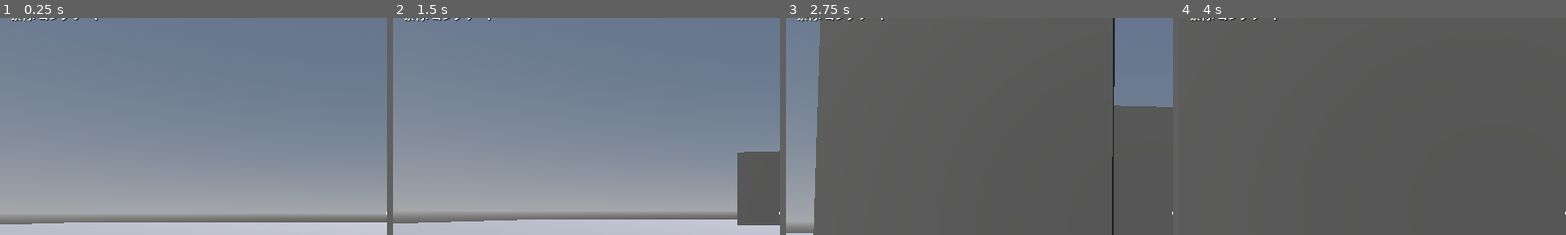
Above: before the commit, frames 1-4 (left to right).
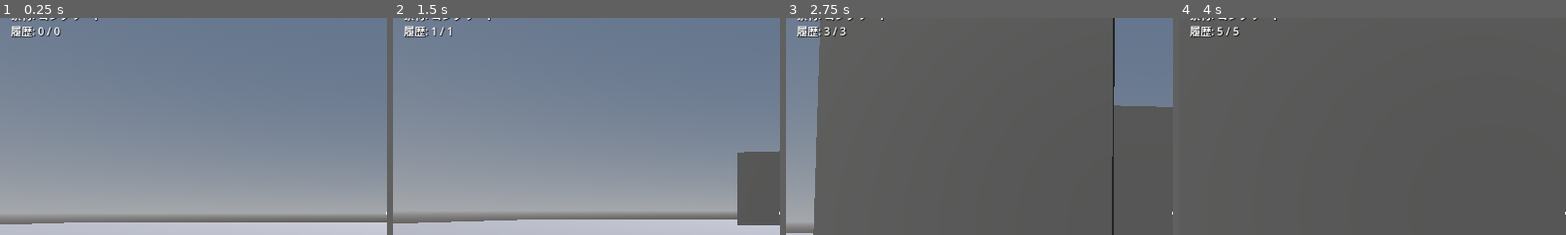
Above: after the commit, the same moments.

Repository: mtht90/crop
Game: Godot game, scene res://scenes/Main.tscn
The game is run twice, just before and just after one commit, with the same random seed, the same clock (stepped at 60 frames per second) and the same inputs.
Inputs (mouse positions are % of the whole screen's width and height, from its top left):
- Up to frame 1 (0.25 s): no input
- Up to frame 2 (1.5 s): tap Enter at 0.5 s; move the mouse to (55, 50) at 0.52 s; hold W from 0.53 s (still down); tap Z at 0.6 s; click (55, 50) at 0.67 s; tap Y at 0.8, 1.35 s; move the mouse to (45, 50) at 1.27 s; click (45, 50) at 1.42 s
- Up to frame 3 (2.75 s): keep holding W; tap 1 at 1.55, 2.1 s; move the mouse to (52, 48) at 2.02 s; click (52, 48) at 2.17 s; tap Z at 2.3 s
- Up to frame 4 (4 s): keep holding W; move the mouse to (49, 52) at 2.77 s; tap Z at 2.85 s; click (49, 52) at 2.92 s; tap Y at 3.05, 3.6 s; move the mouse to (57, 51) at 3.52 s; click (57, 51) at 3.67 s; tap 1 at 3.8 s
The pictures show only the part of the screen within x 0-50%, y 5-55%; the shares and areas given below are measured in that part.

The runs differ from the first frame. In frame 1, 0.4% of the frame differs, in the area x 2-16%, y 3-9%; in frame 2, 0.4%; in frame 3, 0.4%; in frame 4, 0.4%.

Commit message:
Add Chapter 7 undo/redo history
Implements diff-based undo/redo per spec chapter 7: unlimited depth
(memory only), one entry per user action, with a press-to-release
continuous placement or deletion collapsed into a single entry.

- History.gd holds a linear array of {added, removed} PieceInstance
  diffs plus a position index; pushing a new entry after undoing
  truncates the redo tail, matching standard undo/redo semantics.
- BuildSystem tracks the in-progress place/delete session across the
  held mouse button and commits it as one entry on release, appending
  to the session's added/removed list on each successful World.place/
  remove without changing the placement/deletion logic itself.
- Undo/redo replay through the same World.place/remove +
  ChunkRenderer.on_piece_added/removed path as normal edits, so only
  the affected (chunk, shape_id, material_id) MultiMesh groups get
  rebuilt - never a full-world rebuild.
- On-screen label shows the current position (e.g. "42 / 87").

Verified under Xvfb: 3 separate placements undo/redo correctly one at
a time, and a ~continuous drag of many floor tiles across dozens of
cells collapses into a single entry that Ctrl+Z removes all at once.

Co-Authored-By: Claude Sonnet 5 <noreply@anthropic.com>
Claude-Session: https://claude.ai/code/session_01MCNkae1sDc1CGyh2PRxrBp

Diff:
--- a/scripts/BuildSystem.gd
+++ b/scripts/BuildSystem.gd
@@ -15,7 +15,9 @@
 var camera: Camera3D
 var world       # World (data)
 var renderer    # ChunkRenderer (MultiMesh描画)
+var history     # History (アンドゥ/リドゥ)
 var material_label: Label
+var history_label: Label
 
 var current_kind_is_wall := true # false ならFLOOR。ホイールで切替
 var current_material_id: int = 0 # 数字キー 1〜8 で切替
@@ -23,22 +25,33 @@
 var _preview: MeshInstance3D
 var _last_place_key := ""
 var _last_delete_key := ""
+
+var _left_held := false
+var _right_held := false
+var _place_session # null または {"added": [], "removed": []}
+var _delete_session # null または {"added": [], "removed": []}
 
 func _ready() -> void:
 	_preview = MeshInstance3D.new()
 	_preview.visible = false
 	add_child(_preview)
 	_update_material_label()
+	_update_history_label()
 
 func _unhandled_input(event: InputEvent) -> void:
 	if event is InputEventMouseButton and event.pressed:
 		if event.button_index == MOUSE_BUTTON_WHEEL_UP or event.button_index == MOUSE_BUTTON_WHEEL_DOWN:
 			current_kind_is_wall = not current_kind_is_wall
 	elif event is InputEventKey and event.pressed and not event.echo:
-		var slot: int = event.keycode - KEY_1
-		if slot >= 0 and slot < Materials.count():
-			current_material_id = slot
-			_update_material_label()
+		if event.ctrl_pressed and event.keycode == KEY_Z:
+			_undo()
+		elif event.ctrl_pressed and event.keycode == KEY_Y:
+			_redo()
+		else:
+			var slot: int = event.keycode - KEY_1
+			if slot >= 0 and slot < Materials.count():
+				current_material_id = slot
+				_update_material_label()
 
 func _process(_delta: float) -> void:
 	if camera == null or world == null or renderer == null:
@@ -47,19 +60,74 @@
 	var target := _compute_target()
 	_update_preview(target)
 
-	if Input.is_mouse_button_pressed(MOUSE_BUTTON_LEFT):
+	var left_pressed := Input.is_mouse_button_pressed(MOUSE_BUTTON_LEFT)
+	if left_pressed and not _left_held:
+		_place_session = {"added": [], "removed": []}
+	if left_pressed:
 		_try_place(target)
 	else:
 		_last_place_key = ""
-
-	if Input.is_mouse_button_pressed(MOUSE_BUTTON_RIGHT):
+		if _left_held:
+			_commit_session(_place_session)
+			_place_session = null
+	_left_held = left_pressed
+
+	var right_pressed := Input.is_mouse_button_pressed(MOUSE_BUTTON_RIGHT)
+	if right_pressed and not _right_held:
+		_delete_session = {"added": [], "removed": []}
+	if right_pressed:
 		_try_delete()
 	else:
 		_last_delete_key = ""
+		if _right_held:
+			_commit_session(_delete_session)
+			_delete_session = null
+	_right_held = right_pressed
 
 func _update_material_label() -> void:
 	if material_label != null:
 		material_label.text = "素材: %s" % Materials.name_of(current_material_id)
+
+func _update_history_label() -> void:
+	if history_label != null and history != null:
+		history_label.text = "履歴: %s" % history.position_text()
+
+# 1操作＝1エントリ。ボタンを押してから離すまでの連続設置/削除をまとめて1件にする。
+func _commit_session(session) -> void:
+	if session == null or history == null:
+		return
+	if session["added"].is_empty() and session["removed"].is_empty():
+		return
+	history.push_entry(session)
+	_update_history_label()
+
+func _undo() -> void:
+	if history == null or not history.can_undo():
+		return
+	var entry: Dictionary = history.pop_for_undo()
+	for piece: PieceInstance in entry["added"]:
+		var removed: PieceInstance = world.remove(piece.cell, piece.shape_id)
+		if removed != null:
+			renderer.on_piece_removed(removed)
+	for piece: PieceInstance in entry["removed"]:
+		var restored: PieceInstance = world.place(piece.cell, piece.shape_id, piece.material_id)
+		if restored != null:
+			renderer.on_piece_added(restored)
+	_update_history_label()
+
+func _redo() -> void:
+	if history == null or not history.can_redo():
+		return
+	var entry: Dictionary = history.pop_for_redo()
+	for piece: PieceInstance in entry["added"]:
+		var placed: PieceInstance = world.place(piece.cell, piece.shape_id, piece.material_id)
+		if placed != null:
+			renderer.on_piece_added(placed)
+	for piece: PieceInstance in entry["removed"]:
+		var removed: PieceInstance = world.remove(piece.cell, piece.shape_id)
+		if removed != null:
+			renderer.on_piece_removed(removed)
+	_update_history_label()
 
 func _compute_target() -> Dictionary:
 	var from := camera.global_position
@@ -114,6 +182,8 @@
 	var piece: PieceInstance = world.place(cell, shape_id, current_material_id)
 	if piece != null:
 		renderer.on_piece_added(piece)
+		if _place_session != null:
+			_place_session["added"].append(piece)
 
 func _try_delete() -> void:
 	var from := camera.global_position
@@ -133,3 +203,5 @@
 	var piece: PieceInstance = world.remove(cell, face)
 	if piece != null:
 		renderer.on_piece_removed(piece)
+		if _delete_session != null:
+			_delete_session["removed"].append(piece)
--- /dev/null
+++ b/scripts/History.gd
@@ -0,0 +1,34 @@
+extends RefCounted
+
+# 仕様書7章「履歴」: アンドゥ／リドゥは無制限（メモリ上限のみ）。
+# 1操作＝1エントリ。盤面全体のコピーではなく、差分（追加/削除されたパーツ）のみ持つ。
+# エントリの形: {"added": Array[PieceInstance], "removed": Array[PieceInstance]}
+# 適用方向はここでは決めない（World/Rendererへの反映は呼び出し側=BuildSystemが行う）。
+
+var _entries: Array = []
+var _index: int = 0 # _entries[0 ..< _index] が現在適用済み。それ以降がリドゥ用の残り。
+
+func push_entry(entry: Dictionary) -> void:
+	_entries.resize(_index)
+	_entries.append(entry)
+	_index += 1
+
+func can_undo() -> bool:
+	return _index > 0
+
+func can_redo() -> bool:
+	return _index < _entries.size()
+
+# 呼び出し側は返ってきたエントリの added を取り消し（削除）、removed を復元（再設置）すること。
+func pop_for_undo() -> Dictionary:
+	_index -= 1
+	return _entries[_index]
+
+# 呼び出し側は返ってきたエントリの added をやり直し（再設置）、removed をやり直し（再削除）すること。
+func pop_for_redo() -> Dictionary:
+	var entry: Dictionary = _entries[_index]
+	_index += 1
+	return entry
+
+func position_text() -> String:
+	return "%d / %d" % [_index, _entries.size()]
--- a/scripts/Main.gd
+++ b/scripts/Main.gd
@@ -1,11 +1,12 @@
 extends Node3D
 
 # 第1段階の土台（壁・床の設置/削除、自由飛行、DDAレイキャスト、チャンク単位の
-# MultiMesh描画、設置プレビュー）+ 第2段階の入口として4章の素材システムを実装。
-# 編集（3×3格子）・アンドゥ・セーブ・チャンクの動的生成/解放はまだ未実装。
+# MultiMesh描画、設置プレビュー）+ 4章の素材システム + 7章のアンドゥ/リドゥ履歴。
+# 編集（3×3格子）・セーブ・チャンクの動的生成/解放はまだ未実装。
 
 const WorldData = preload("res://scripts/World.gd")
 const ChunkRenderer = preload("res://scripts/ChunkRenderer.gd")
+const History = preload("res://scripts/History.gd")
 
 const WORLD_SIZE := 200.0 # 固定ワールドの一辺（m）
 
@@ -13,7 +14,7 @@
 	_setup_environment()
 	_setup_ground()
 	var player := _setup_player()
-	var material_label := _setup_ui()
+	var labels := _setup_ui()
 
 	var world := WorldData.new()
 
@@ -21,12 +22,16 @@
 	renderer.name = "ChunkRenderer"
 	add_child(renderer)
 
+	var history := History.new()
+
 	var build_system := preload("res://scripts/BuildSystem.gd").new()
 	build_system.name = "BuildSystem"
 	build_system.camera = player.get("camera")
 	build_system.world = world
 	build_system.renderer = renderer
-	build_system.material_label = material_label
+	build_system.history = history
+	build_system.material_label = labels["material"]
+	build_system.history_label = labels["history"]
 	add_child(build_system)
 
 # 仕様書10章末尾: 建築中は常に明るい固定光。時刻・天候は撮影モード専用（未実装）。
@@ -70,7 +75,7 @@
 	add_child(player)
 	return player
 
-func _setup_ui() -> Label:
+func _setup_ui() -> Dictionary:
 	var layer := CanvasLayer.new()
 
 	var crosshair := ColorRect.new()
@@ -83,13 +88,20 @@
 	crosshair.position = Vector2(-2.0, -2.0)
 	layer.add_child(crosshair)
 
-	var material_label := Label.new()
-	material_label.position = Vector2(16.0, 16.0)
-	material_label.add_theme_color_override("font_color", Color(1.0, 1.0, 1.0))
-	material_label.add_theme_color_override("font_shadow_color", Color(0.0, 0.0, 0.0, 0.85))
-	material_label.add_theme_constant_override("shadow_offset_x", 1)
-	material_label.add_theme_constant_override("shadow_offset_y", 1)
+	var material_label := _make_corner_label(Vector2(16.0, 16.0))
 	layer.add_child(material_label)
 
+	var history_label := _make_corner_label(Vector2(16.0, 40.0))
+	layer.add_child(history_label)
+
 	add_child(layer)
-	return material_label
+	return {"material": material_label, "history": history_label}
+
+func _make_corner_label(pos: Vector2) -> Label:
+	var label := Label.new()
+	label.position = pos
+	label.add_theme_color_override("font_color", Color(1.0, 1.0, 1.0))
+	label.add_theme_color_override("font_shadow_color", Color(0.0, 0.0, 0.0, 0.85))
+	label.add_theme_constant_override("shadow_offset_x", 1)
+	label.add_theme_constant_override("shadow_offset_y", 1)
+	return label
Not shown, changed: README.md
